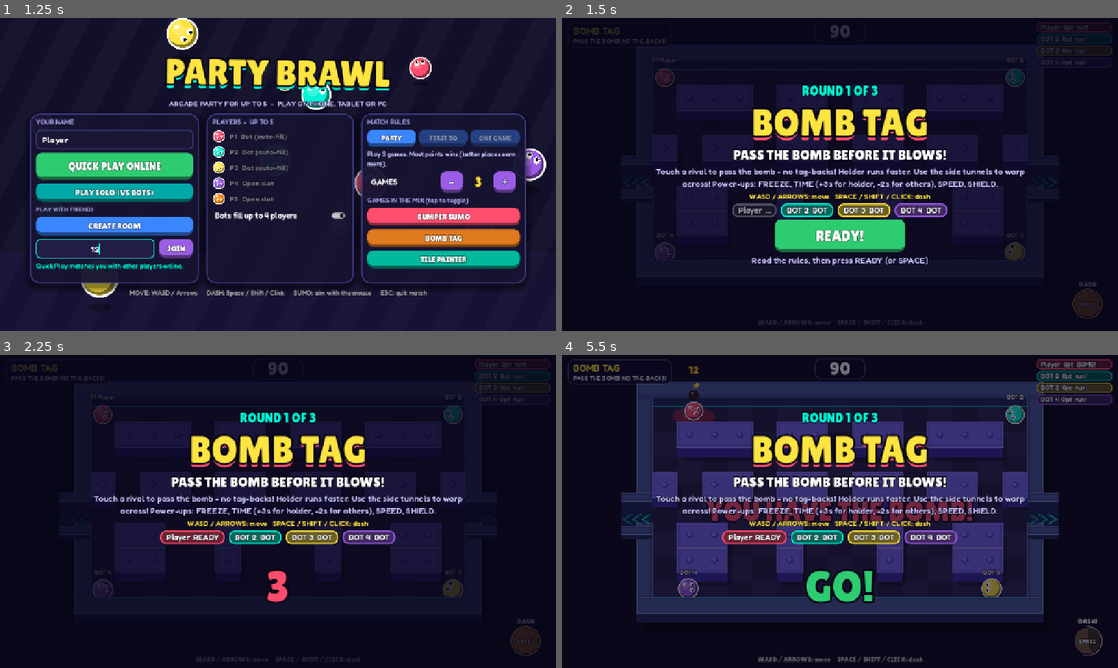
Above: before the commit, frames 1-4 (two rows, left to right).
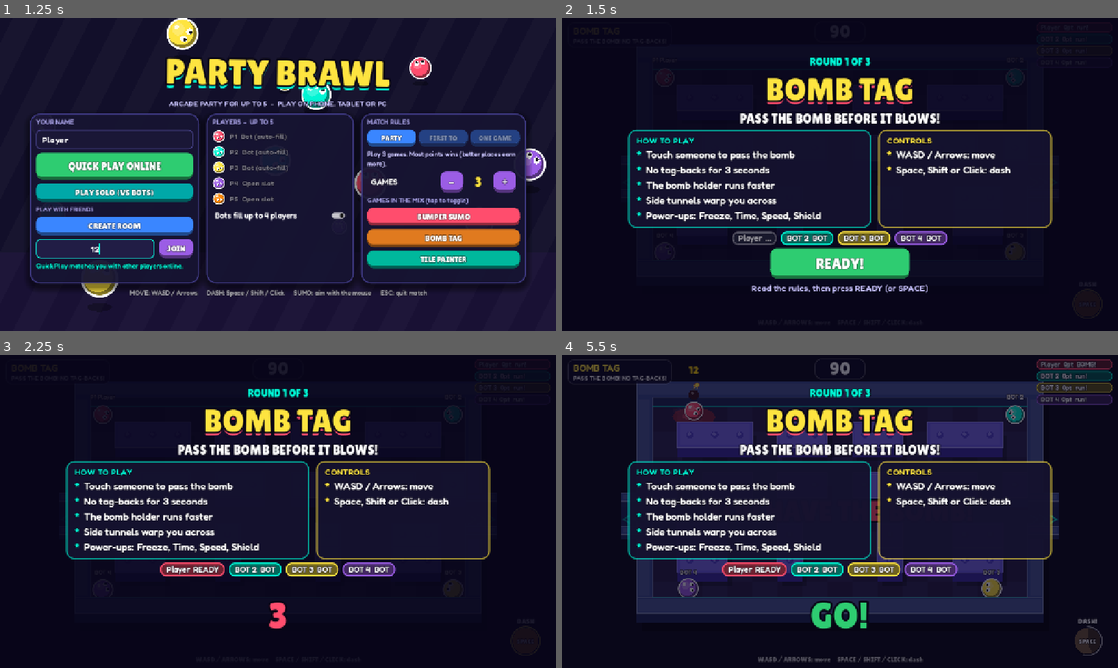
Above: after the commit, the same moments.

Repository: ilikeyello/party-brawl
Game: Godot game, scene res://scenes/main.tscn
The game is run twice, just before and just after one commit, with the same random seed, the same clock (stepped at 60 frames per second) and the same inputs.
Inputs (mouse positions are in pixels of both pictures, inside the frame that each line leads up to):
- Up to frame 1 (1.25 s): click (94, 249) at 0.52 s; type "12" at 0.6 s
- Up to frame 2 (1.5 s): click "PLAY SOLO (VS BOTS)" at 1.25 s
- Up to frame 3 (2.25 s): click "READY!" at 2 s
- Up to frame 4 (5.5 s): tap Enter at 2.75, 2.85, 4.35 s; move the mouse to (962, 495) at 2.77 s; hold D 2.78-3.5 s; click (962, 495) at 2.92 s; tap Space at 3.02, 5 s; drag from (728, 527) to (812, 574) at 3.52 s; move the mouse to (895, 442) at 4.27 s; hold D 4.28-5 s; click (895, 442) at 4.42 s; drag from (812, 574) to (673, 464) at 5.02 s

Frame 1 is identical in both runs. In frame 2, 17% of the frame differs, in the area x 11-89%, y 12-88%; in frame 3, 15%; in frame 4, 24%, in the area x 11-89%, y 10-88%.

Commit message:
v1.6: easier-to-read instructions (bullet panels), keep UI clear of the Dynamic Island / notch (safe area)
Co-Authored-By: Claude Opus 5.5 <noreply@anthropic.com>
Claude-Session: https://claude.ai/code/session_01WswUiKucw6ZJ79AFvh8gqn

Diff:
--- a/scripts/fit_box.gd
+++ b/scripts/fit_box.gd
@@ -22,9 +22,11 @@
 		var need := child.get_combined_minimum_size()
 		if need.x <= 0.0 or need.y <= 0.0:
 			continue
-		var avail := size - Vector2(margin, margin) * 2.0
-		var s: float = minf(1.0, minf(avail.x / need.x, avail.y / need.y))
+		# Stay clear of the notch / Dynamic Island / rounded corners.
+		var ins: Vector4 = GameManager.safe_insets
+		var area := Rect2(Vector2(ins.x, ins.y), size - Vector2(ins.x + ins.z, ins.y + ins.w)).grow(-margin)
+		var s: float = minf(1.0, minf(area.size.x / need.x, area.size.y / need.y))
 		s = maxf(s, 0.2)
 		child.size = need
 		child.scale = Vector2(s, s)
-		child.position = ((size - need * s) * 0.5).floor()
+		child.position = (area.position + (area.size - need * s) * 0.5).floor()
--- a/scripts/game_manager.gd
+++ b/scripts/game_manager.gd
@@ -14,7 +14,7 @@
 const RelayPeer := preload("res://scripts/net/relay_peer.gd")
 const LocalRelayServer := preload("res://scripts/net/local_relay_server.gd")
 
-const BUILD := "1.5 (cooler)"
+const BUILD := "1.6 (easy read)"
 const MAX_PLAYERS := 5
 const BOT_FILL_TO := 4           # bots fill empty slots up to this many players
 const ROUNDS_PLAYLIST := ["bumper_sumo", "bomb_tag", "tile_painter"]
@@ -28,24 +28,42 @@
 const GAME_INFO := {
 	"bumper_sumo": {
 		"title": "BUMPER SUMO",
-		"rules": "AIM. LOCK IN. LAUNCH!",
-		"help": "Each turn, aim where you want to slide and LOCK IN. Everyone launches at once on slippery ice - bump rivals off, but if they dodge you might slide off yourself! The ring shrinks every turn.",
-		"pc": "MOUSE: point where to slide (further = more power)   CLICK / SPACE: lock in   A/D + W/S: aim with keys",
-		"touch": "DRAG ANYWHERE the way you want to slide (longer drag = harder). KEEP HOLDING and tap LOCK IN with your other thumb",
+		"rules": "Knock everyone off the ice!",
+		"steps": [
+			"Aim the way you want to slide",
+			"LOCK IN before the timer runs out",
+			"Everyone launches at the same time",
+			"Bump rivals into the lava",
+			"The ring shrinks every turn",
+		],
+		"pc": ["Mouse: point the way to slide", "Further away = harder", "Click or Space: lock in", "Keys: A/D turn, W/S power"],
+		"touch": ["Drag the way you want to slide", "Longer drag = harder", "Keep holding, tap LOCK IN", "Let go = arrow resets"],
 	},
 	"bomb_tag": {
 		"title": "BOMB TAG",
-		"rules": "PASS THE BOMB BEFORE IT BLOWS!",
-		"help": "Touch a rival to pass the bomb - no tag-backs! Holder runs faster. Use the side tunnels to warp across! Power-ups: FREEZE, TIME (+3s for holder, -2s for others), SPEED, SHIELD.",
-		"pc": "WASD / ARROWS: move   SPACE / SHIFT / CLICK: dash",
-		"touch": "JOYSTICK: move   DASH button",
+		"rules": "Pass the bomb before it blows!",
+		"steps": [
+			"Touch someone to pass the bomb",
+			"No tag-backs for 3 seconds",
+			"The bomb holder runs faster",
+			"Side tunnels warp you across",
+			"Power-ups: Freeze, Time, Speed, Shield",
+		],
+		"pc": ["WASD / Arrows: move", "Space, Shift or Click: dash"],
+		"touch": ["Left thumb: move (anywhere)", "Right button: dash"],
 	},
 	"tile_painter": {
 		"title": "TILE PAINTER",
-		"rules": "PAINT THE MOST TILES!",
-		"help": "Run over tiles to paint them. Dash to splash paint and stun rivals. Power-ups: PAINT BOMB, ROLLER, FREEZE, SWAP (trade colors with the leader!). Watch out for the ERASER bot - and the last 10 seconds are a FRENZY!",
-		"pc": "WASD / ARROWS: move   SPACE / SHIFT / CLICK: dash + paint splash",
-		"touch": "JOYSTICK: move   DASH button",
+		"rules": "Paint the most tiles!",
+		"steps": [
+			"Run over tiles to paint them",
+			"Dash to splash paint + stun rivals",
+			"Power-ups: Paint Bomb, Roller, Freeze, Swap",
+			"Dodge the Eraser bot",
+			"Last 10 seconds = FRENZY!",
+		],
+		"pc": ["WASD / Arrows: move", "Space, Shift or Click: dash"],
+		"touch": ["Left thumb: move (anywhere)", "Right button: dash"],
 	},
 }
 
@@ -85,6 +103,11 @@
 ## arena still fills the screen the same way.
 var ui_scale: float = 1.0
 signal ui_scale_changed
+## Screen edges covered by the notch / Dynamic Island / rounded corners, in game units
+## (left, top, right, bottom). Menus and the HUD stay inside these.
+var safe_insets: Vector4 = Vector4.ZERO
+signal safe_insets_changed
+var _safe_timer: float = 0.0
 var _fullscreen_asked := false
 
 
@@ -99,6 +122,46 @@
 	get_window().size_changed.connect(_update_ui_scale)
 	touch_mode_changed.connect(_update_ui_scale)
 	_update_ui_scale.call_deferred()
+
+
+func _update_safe_insets() -> void:
+	var ins := Vector4.ZERO
+	if OS.has_feature("web"):
+		var r = JavaScriptBridge.eval("""
+			(function(){
+				var d = document.getElementById('__pb_safe');
+				if (!d) {
+					d = document.createElement('div');
+					d.id = '__pb_safe';
+					d.style.cssText = 'position:fixed;left:0;top:0;width:0;height:0;visibility:hidden;pointer-events:none;' +
+						'padding-left:env(safe-area-inset-left);padding-right:env(safe-area-inset-right);' +
+						'padding-top:env(safe-area-inset-top);padding-bottom:env(safe-area-inset-bottom);';
+					document.body.appendChild(d);
+				}
+				var s = getComputedStyle(d);
+				return [parseFloat(s.paddingLeft)||0, parseFloat(s.paddingTop)||0, parseFloat(s.paddingRight)||0,
+					parseFloat(s.paddingBottom)||0, window.innerWidth||1].join(',');
+			})()
+		""", true)
+		if typeof(r) == TYPE_STRING:
+			var parts := str(r).split(",")
+			if parts.size() == 5:
+				# CSS pixels -> game units
+				var vp_w: float = get_viewport().get_visible_rect().size.x
+				var k: float = vp_w / maxf(float(parts[4]), 1.0)
+				ins = Vector4(float(parts[0]) * k, float(parts[1]) * k, float(parts[2]) * k, float(parts[3]) * k)
+	elif OS.has_feature("mobile"):
+		var full := Rect2(Vector2.ZERO, Vector2(DisplayServer.screen_get_size()))
+		var safe := Rect2(DisplayServer.get_display_safe_area())
+		var vp := get_viewport().get_visible_rect().size
+		var k2: float = vp.x / maxf(full.size.x, 1.0)
+		ins = Vector4(safe.position.x * k2, safe.position.y * k2, (full.end.x - safe.end.x) * k2, (full.end.y - safe.end.y) * k2)
+	if touch_mode:
+		# A little breathing room from the screen edge on phones, even without a notch.
+		ins = Vector4(maxf(ins.x, 14.0), maxf(ins.y, 6.0), maxf(ins.z, 14.0), maxf(ins.w, 6.0))
+	if not ins.is_equal_approx(safe_insets):
+		safe_insets = ins
+		safe_insets_changed.emit()
 
 
 func _update_ui_scale() -> void:
@@ -124,6 +187,7 @@
 		ui_scale = target
 		get_window().content_scale_factor = ui_scale
 		ui_scale_changed.emit()
+	_update_safe_insets()
 
 
 ## Web on phones: go fullscreen on the first tap (Android). iPhones can't; they get a tip instead.
@@ -208,6 +272,11 @@
 
 
 func _process(delta: float) -> void:
+	# Re-check the safe area now and then (rotation, entering full screen...).
+	_safe_timer -= delta
+	if _safe_timer <= 0.0:
+		_safe_timer = 1.0
+		_update_safe_insets()
 	if _connect_timer >= 0.0:
 		_connect_timer -= delta
 		if _connect_timer < 0.0 and relay != null and relay.get_connection_status() != MultiplayerPeer.CONNECTION_CONNECTED:
--- a/scripts/main.gd
+++ b/scripts/main.gd
@@ -310,6 +310,7 @@
 		lobby.add_child(fullscreen_btn)
 		fullscreen_btn.set_anchors_and_offsets_preset(Control.PRESET_TOP_RIGHT)
 		fullscreen_btn.position = Vector2(-150, 10)
+		GameManager.safe_insets_changed.connect(func(): fullscreen_btn.position = Vector2(-150.0 - GameManager.safe_insets.z, 10.0 + GameManager.safe_insets.y))
 		fullscreen_btn.size = Vector2(140, 40)
 
 	var col := VBoxContainer.new()
@@ -853,7 +854,7 @@
 	_full_rect(root)
 
 	var dim := ColorRect.new()
-	dim.color = Color(0.03, 0.02, 0.1, 0.84)
+	dim.color = Color(0.03, 0.02, 0.1, 0.92)
 	dim.mouse_filter = Control.MOUSE_FILTER_IGNORE
 	root.add_child(dim)
 	_full_rect(dim)
@@ -864,22 +865,22 @@
 	_full_rect(center)
 
 	var v := VBoxContainer.new()
-	v.add_theme_constant_override("separation", 6)
+	v.add_theme_constant_override("separation", 8)
 	center.add_child(v)
-	v.add_child(UI.make_label(_round_header(index), 30, Color("#00F5D4"), 8, HORIZONTAL_ALIGNMENT_CENTER))
-	var title := UI.make_label(str(info.get("title", game_id)), 86, Color("#FEE440"), 18, HORIZONTAL_ALIGNMENT_CENTER)
+	v.add_child(UI.make_label(_round_header(index), 24, Color("#00F5D4"), 7, HORIZONTAL_ALIGNMENT_CENTER))
+	var title := UI.make_label(str(info.get("title", game_id)), 72, Color("#FEE440"), 16, HORIZONTAL_ALIGNMENT_CENTER)
 	title.label_settings.shadow_color = Color("#FF4D6D")
-	title.label_settings.shadow_offset = Vector2(0, 9)
+	title.label_settings.shadow_offset = Vector2(0, 8)
 	v.add_child(title)
-	v.add_child(UI.make_label(str(info.get("rules", "")), 32, Color.WHITE, 8, HORIZONTAL_ALIGNMENT_CENTER))
-	var help := UI.make_label(str(info.get("help", "")), 20, Color("#c8c3ff"), 5, HORIZONTAL_ALIGNMENT_CENTER)
-	help.autowrap_mode = TextServer.AUTOWRAP_WORD_SMART
-	help.custom_minimum_size = Vector2(760, 0)
-	v.add_child(help)
-	var ctl := UI.make_label(str(info.get("touch" if GameManager.touch_mode else "pc", "")), 17, Color("#FEE440"), 4, HORIZONTAL_ALIGNMENT_CENTER)
-	ctl.autowrap_mode = TextServer.AUTOWRAP_WORD_SMART
-	ctl.custom_minimum_size = Vector2(900, 0)
-	v.add_child(ctl)
+	v.add_child(UI.make_label(str(info.get("rules", "")).to_upper(), 30, Color.WHITE, 8, HORIZONTAL_ALIGNMENT_CENTER))
+	# Two clear panels side by side: how to play + controls
+	var cols := HBoxContainer.new()
+	cols.alignment = BoxContainer.ALIGNMENT_CENTER
+	cols.add_theme_constant_override("separation", 16)
+	v.add_child(cols)
+	cols.add_child(_bullet_panel("HOW TO PLAY", info.get("steps", []), Color("#00F5D4"), 560))
+	var ctl_lines: Array = info.get("touch" if GameManager.touch_mode else "pc", [])
+	cols.add_child(_bullet_panel("CONTROLS", ctl_lines, Color("#FEE440"), 400))
 	# Who's ready
 	_intro_chips = HBoxContainer.new()
 	_intro_chips.alignment = BoxContainer.ALIGNMENT_CENTER
@@ -887,14 +888,14 @@
 	v.add_child(_intro_chips)
 	# READY button / status / big countdown
 	_intro_ready_btn = UI.make_button("READY!", Color("#2ECC71"), 34)
-	_intro_ready_btn.custom_minimum_size = Vector2(300, 74)
+	_intro_ready_btn.custom_minimum_size = Vector2(320, 70)
 	_intro_ready_btn.size_flags_horizontal = Control.SIZE_SHRINK_CENTER
 	_intro_ready_btn.pressed.connect(_on_intro_ready)
 	v.add_child(_intro_ready_btn)
 	_intro_status = UI.make_label("", 20, Color("#c8c3ff"), 5, HORIZONTAL_ALIGNMENT_CENTER)
 	v.add_child(_intro_status)
-	_intro_count = UI.make_label("", 100, Color("#FF4D6D"), 18, HORIZONTAL_ALIGNMENT_CENTER)
-	_intro_count.custom_minimum_size = Vector2(0, 120)
+	_intro_count = UI.make_label("", 84, Color("#FF4D6D"), 18, HORIZONTAL_ALIGNMENT_CENTER)
+	_intro_count.custom_minimum_size = Vector2(0, 96)
 	_intro_count.vertical_alignment = VERTICAL_ALIGNMENT_CENTER
 	_intro_count.visible = false
 	v.add_child(_intro_count)
@@ -917,6 +918,35 @@
 var _intro_last_num := -1
 var _i_pressed_ready := false
 var _chip_sig := ""
+
+
+## A solid panel with a heading and big, easy-to-read bullet lines.
+func _bullet_panel(heading: String, lines: Array, accent: Color, width: float) -> Control:
+	var panel := PanelContainer.new()
+	var sb := UI.box(Color(0.08, 0.07, 0.18, 0.97), 18, Color(accent, 0.6), 3)
+	sb.content_margin_left = 20
+	sb.content_margin_right = 20
+	sb.content_margin_top = 12
+	sb.content_margin_bottom = 14
+	panel.add_theme_stylebox_override("panel", sb)
+	panel.custom_minimum_size = Vector2(width, 0)
+	panel.size_flags_vertical = Control.SIZE_FILL
+	var box := VBoxContainer.new()
+	box.add_theme_constant_override("separation", 6)
+	panel.add_child(box)
+	box.add_child(UI.make_label(heading, 20, accent, 5))
+	for line in lines:
+		var row := HBoxContainer.new()
+		row.add_theme_constant_override("separation", 10)
+		var dot := UI.make_label("*", 22, accent, 4)
+		dot.size_flags_vertical = Control.SIZE_SHRINK_BEGIN
+		row.add_child(dot)
+		var l := UI.make_label(str(line), 23, Color.WHITE, 5)
+		l.autowrap_mode = TextServer.AUTOWRAP_WORD_SMART
+		l.custom_minimum_size = Vector2(width - 70.0, 0)
+		row.add_child(l)
+		box.add_child(row)
+	return panel
 
 
 func _on_intro_ready() -> void:
--- a/scripts/minigames/bumper_sumo.gd
+++ b/scripts/minigames/bumper_sumo.gd
@@ -548,7 +548,7 @@
 			_local_aim_power = 0.0
 			_aim_touched = false
 			hud.show_center("TURN %d - AIM!" % turn, Color("#00F5D4"), 0.6)
-			hud.setup(game_title, "TURN %d: AIM + PUSH FOR POWER, THEN LOCK IN" % turn)
+			hud.setup(game_title, "TURN %d: AIM, THEN LOCK IN" % turn)
 		elif phase == "reveal":
 			hud.show_center("LAUNCH!", Color("#FEE440"), 0.4)
 			hud.setup(game_title, "TURN %d: WATCH OUT!" % turn)
--- a/scripts/mobile_hud.gd
+++ b/scripts/mobile_hud.gd
@@ -119,11 +119,14 @@
 func _process(delta: float) -> void:
 	_t += delta
 	var s := _vp_size()
+	var ins: Vector4 = GameManager.safe_insets
+	if top_left != null:
+		top_left.position = Vector2(12.0 + ins.x, 10.0 + ins.y)
 	if timer_panel != null:
-		timer_panel.position = Vector2((s.x - timer_panel.size.x) * 0.5, 8)
+		timer_panel.position = Vector2((s.x - timer_panel.size.x) * 0.5, 8.0 + ins.y)
 		timer_label.pivot_offset = timer_label.size * 0.5
 	if badges_box != null:
-		badges_box.position = Vector2(s.x - badges_box.size.x - 12, 10)
+		badges_box.position = Vector2(s.x - badges_box.size.x - 12.0 - ins.z, 10.0 + ins.y)
 	pad.queue_redraw()
 
 
@@ -193,7 +196,7 @@
 func _draw_pc_hud() -> void:
 	var s := _vp_size()
 	var font: Font = UI.title_font()
-	var c := Vector2(s.x - 70.0, s.y - 62.0)
+	var c := Vector2(s.x - 70.0 - GameManager.safe_insets.z, s.y - 62.0 - GameManager.safe_insets.w)
 	var r := 30.0
 	var btn_ready := cooldown_ratio <= 0.0
 	var col := action_color if btn_ready else Color("#8c6d4a")
@@ -346,12 +349,12 @@
 	if _joy_touch != -1:
 		return _joy_origin
 	var s := _vp_size()
-	return Vector2(150.0, s.y - 140.0)
+	return Vector2(150.0 + GameManager.safe_insets.x, s.y - 140.0 - GameManager.safe_insets.w)
 
 
 func btn_center() -> Vector2:
 	var s := _vp_size()
-	return Vector2(s.x - 150.0, s.y - 140.0)
+	return Vector2(s.x - 150.0 - GameManager.safe_insets.z, s.y - 140.0 - GameManager.safe_insets.w)
 
 
 # ---------------------------------------------------------------- drawing
@@ -428,5 +431,5 @@
 	else:
 		var s := _vp_size()
 		var t := "DRAG TO AIM - KEEP HOLDING + TAP LOCK IN"
-		pad.draw_string_outline(font, Vector2(20, s.y - 40), t, HORIZONTAL_ALIGNMENT_LEFT, -1, 20, 6, Color(0, 0, 0, 0.7))
-		pad.draw_string(font, Vector2(20, s.y - 40), t, HORIZONTAL_ALIGNMENT_LEFT, -1, 20, Color(1, 1, 1, 0.8))
+		pad.draw_string_outline(font, Vector2(20.0 + GameManager.safe_insets.x, s.y - 40.0 - GameManager.safe_insets.w), t, HORIZONTAL_ALIGNMENT_LEFT, -1, 20, 6, Color(0, 0, 0, 0.7))
+		pad.draw_string(font, Vector2(20.0 + GameManager.safe_insets.x, s.y - 40.0 - GameManager.safe_insets.w), t, HORIZONTAL_ALIGNMENT_LEFT, -1, 20, Color(1, 1, 1, 0.8))
Not shown, changed: server/public/game.pck
